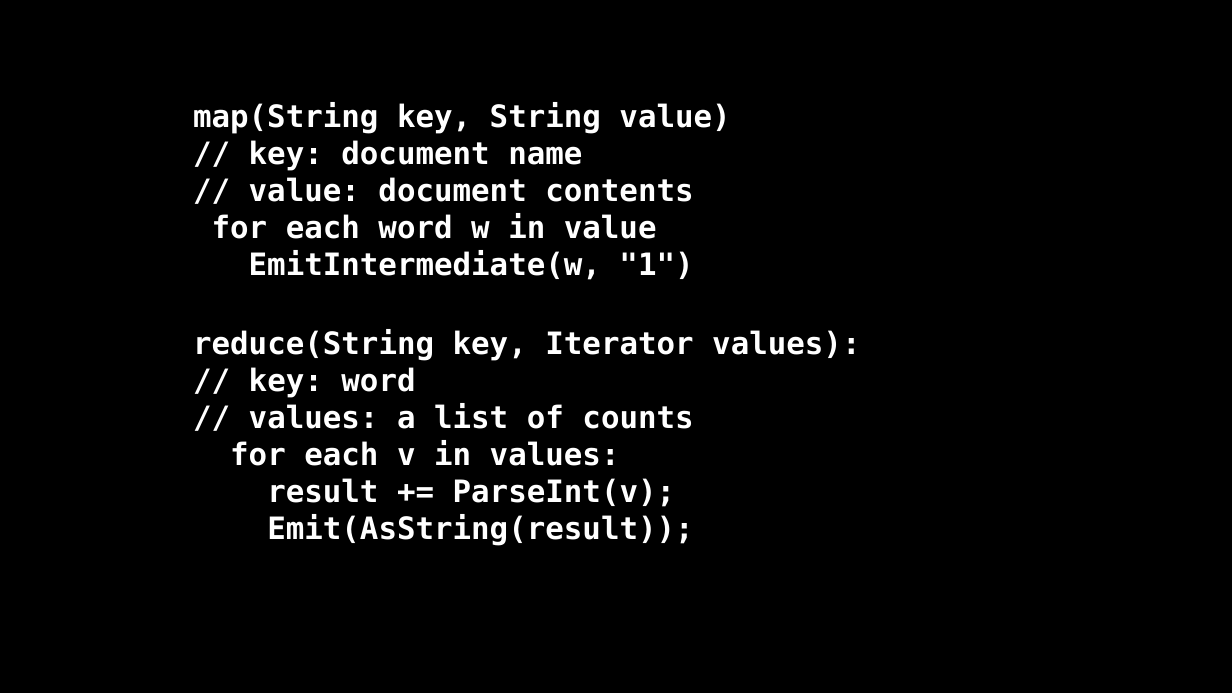
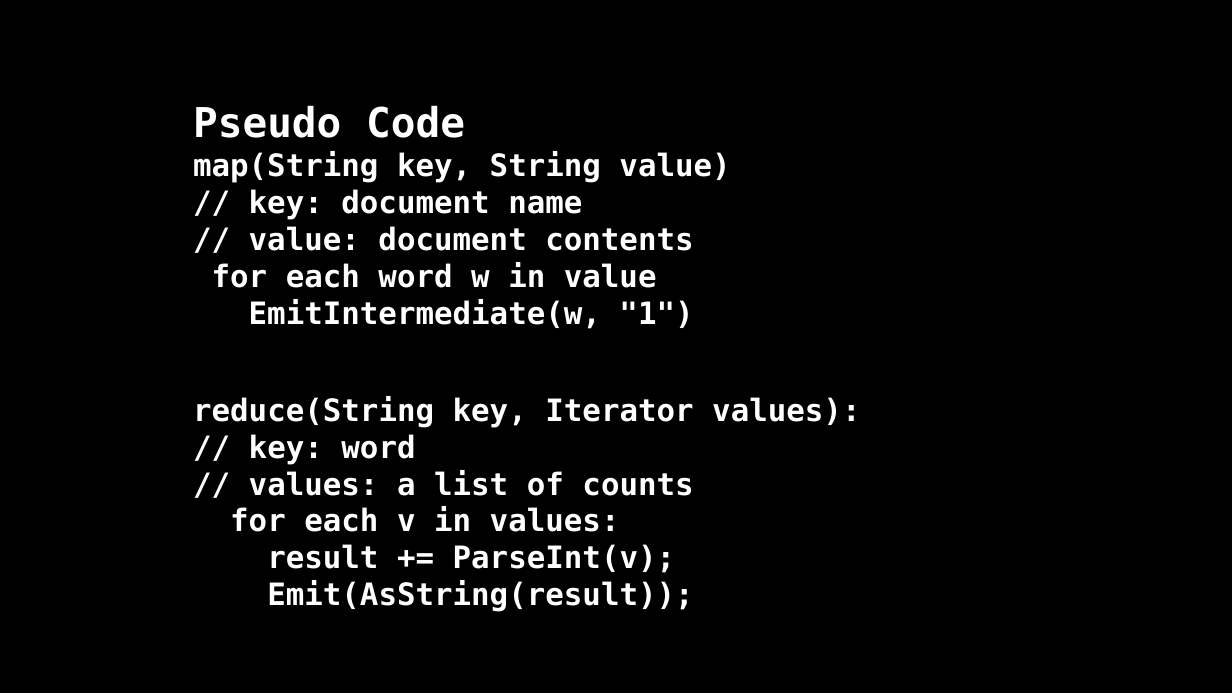
Before and after one commit to kisan101/presentation-on-MapReduce, a slide deck: slide 14 of map_reduce.pptx (slide 15 before the commit). Drawn at 1232x693 pixels with LibreOffice and Linux fonts; fonts in the diff are those of the drawing. Boxes give left, top, right and bottom in pixels: in the first picture for what was removed or moved away, otherwise in the second. Text is boxed around its words. In the diff, an @@ line names an element or a change of style, - is before the commit and + after.

```diff
--- a/map_reduce.pptx
+++ b/map_reduce.pptx
@@ text at [193, 105, 465, 138]: paragraph added @@
+Pseudo Code
@@ text "reduce(String key, Iterator values):": place and size @@
-text "reduce(String key, Iterator values):" at [193, 329, 860, 546]
+text "reduce(String key, Iterator values):" at [193, 396, 860, 612]
```
Also in this commit, not shown: 1 slide removed.
